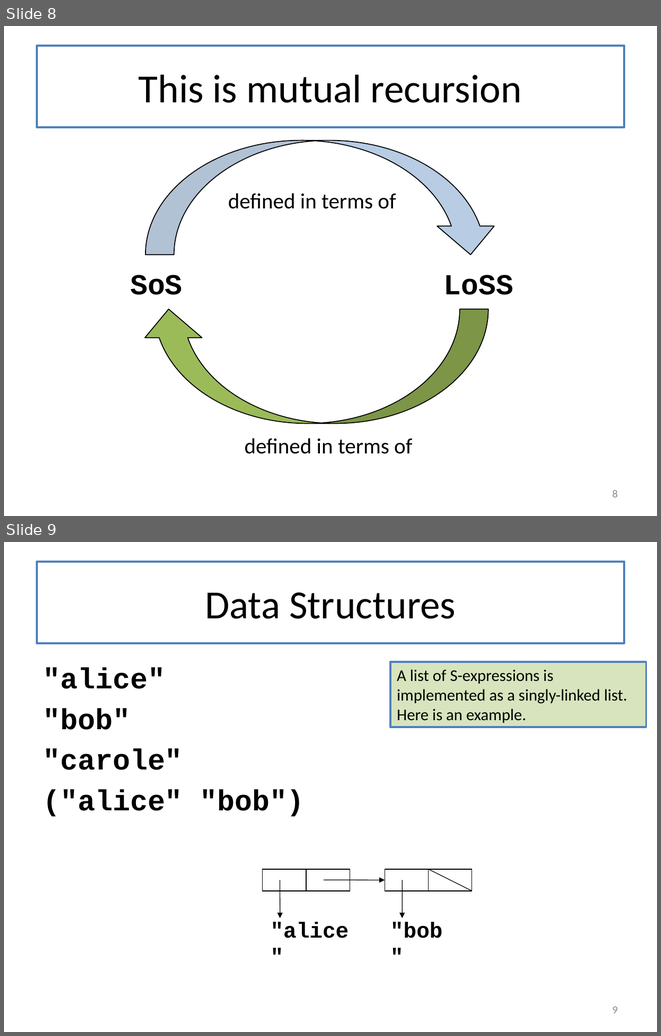
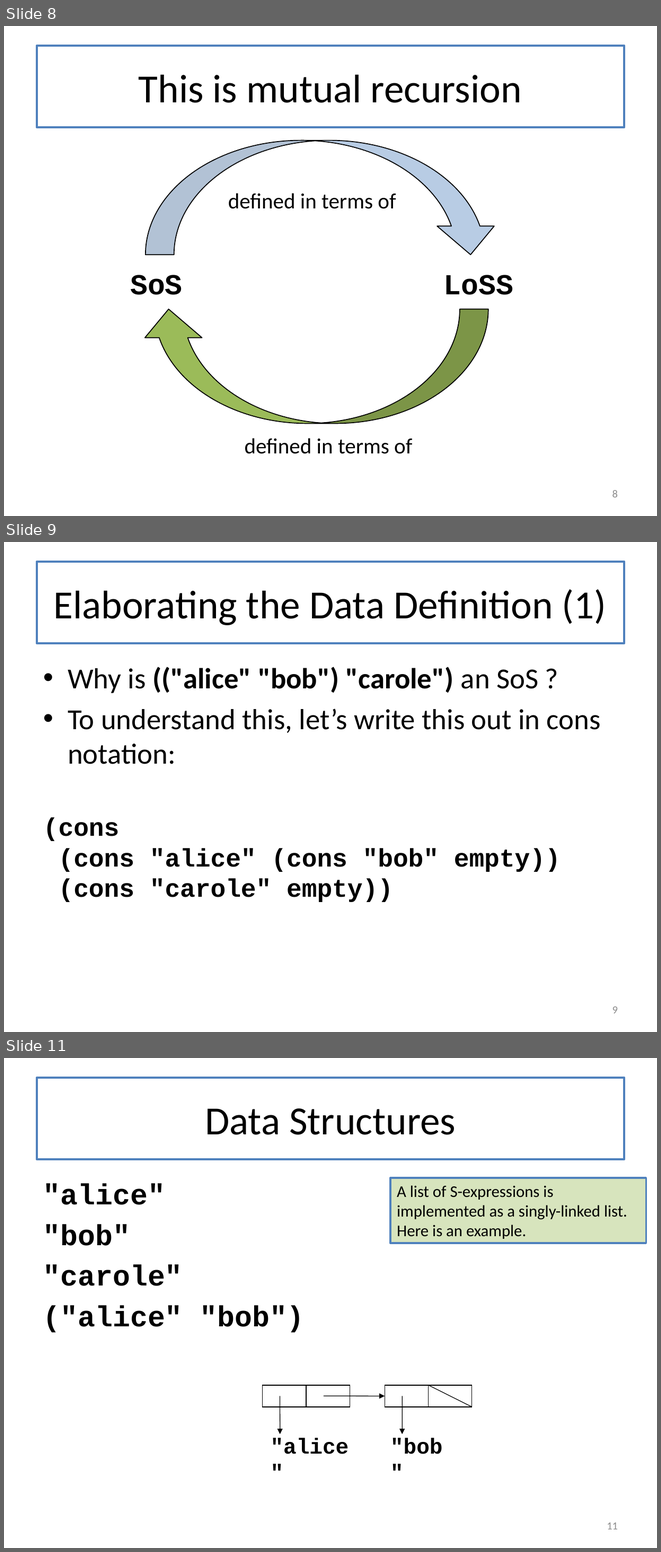
Before and after one commit to mwand/cs5010f16, a slide deck: Slides/Lesson 6.4 Lists of Lists.pptx. Shown one above the other, each under a label of ours: slides 8 and 9 before the commit, slides 8, 9 and 11 after it; the slides between them are not shown. The pictures are 661x1036 and 661x1552 pixels, drawn with LibreOffice and Linux fonts; fonts in the diff are those of the drawing. Boxes give left, top, right and bottom in pixels: in the first picture for what was removed or moved away, otherwise in the second. Text is boxed around its words. In the diff, an @@ line names an element or a change of style, - is before the commit and + after.

```diff
--- a/Slides/Lesson 6.4 Lists of Lists.pptx
+++ b/Slides/Lesson 6.4 Lists of Lists.pptx
@@ slide 9 added at (4, 542, 657, 1032), background #FFFFFF @@
@@ title added at (37, 562, 624, 643), fill #FFFFFF, outline #4F81BD 2.25 pt, 44 pt, text #000000 @@
+Elaborating the Data Definition (1)
@@ text added at (43, 667, 601, 902), 32 pt, text #000000, bold @@
+• Why is (("alice" "bob") "carole") an SoS ?
+• To understand this, let’s write this out in cons notation:
+(cons
+(cons "alice" (cons "bob" empty))
+(cons "carole" empty))
@@ page number added at (612, 1006, 618, 1013), 12 pt, text #8C8C8C @@
+9
@@ what was slide 9 is now slide 11 @@
@@ page number at (607, 1522, 618, 1529): text changed @@
-9
+11
```
Also in this commit, not shown: 1 other slide added, 3 other files.
